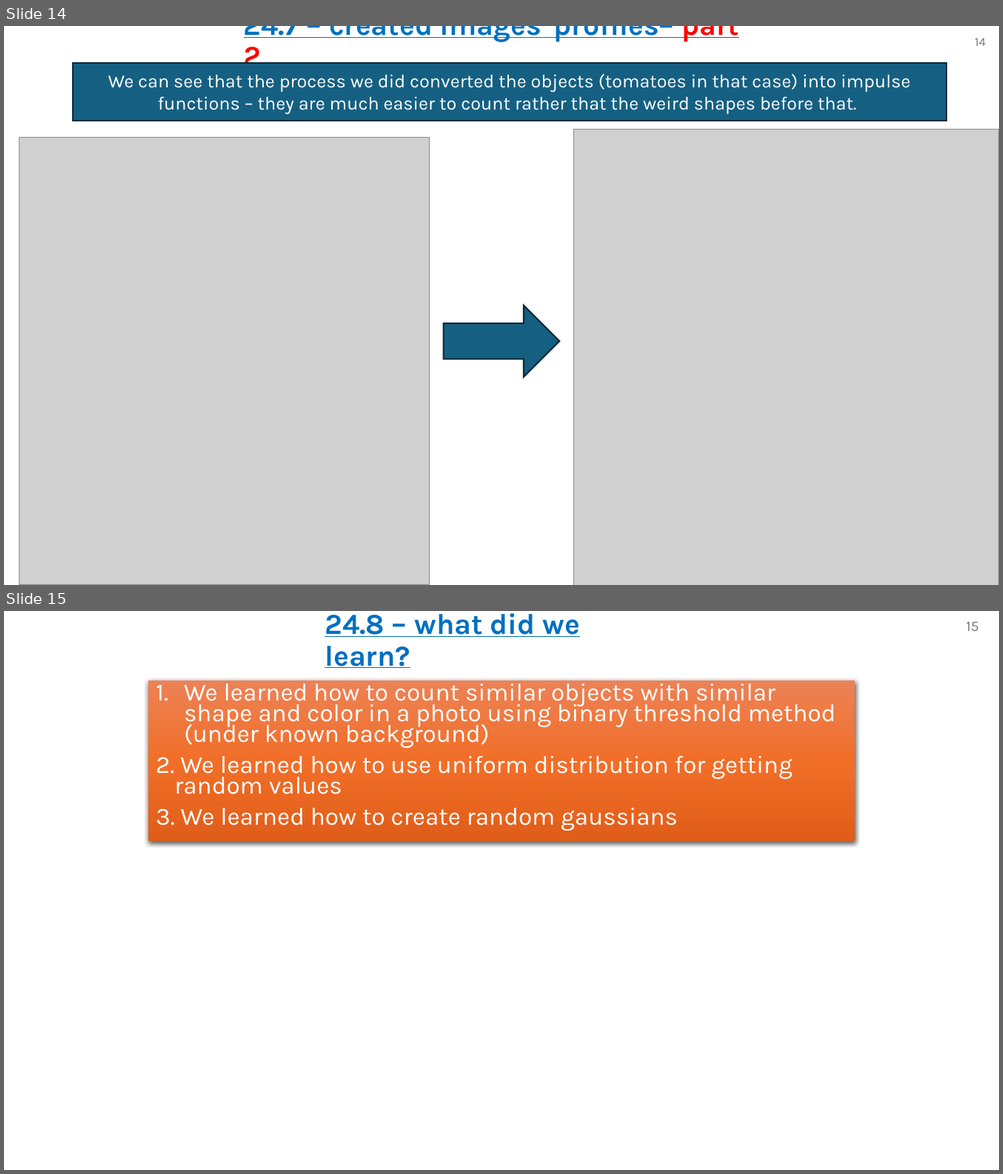
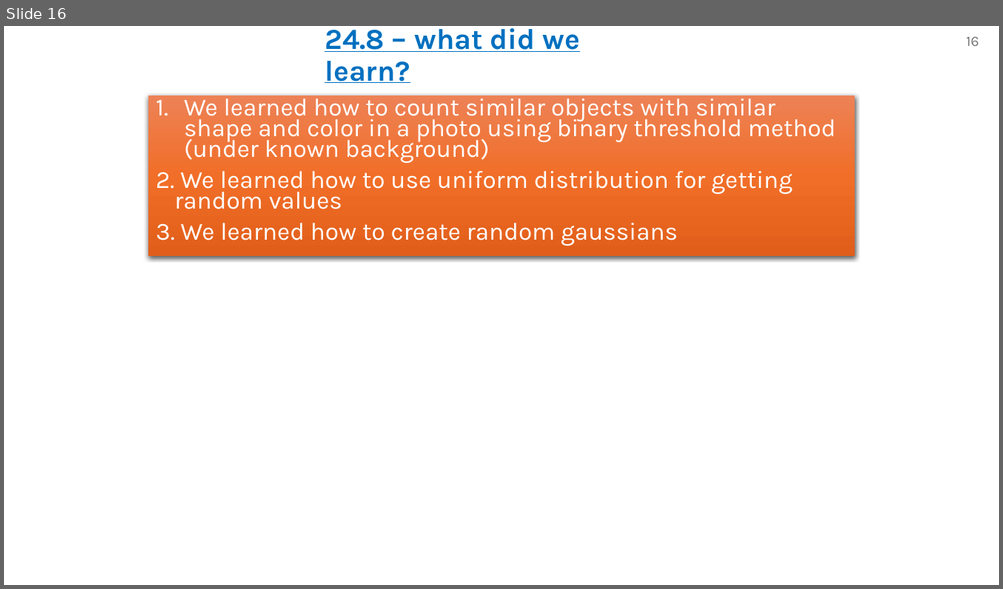
Before and after one commit to omripony/image-processing, a slide deck: labs/lab24- waiting for grade/version 1/1950-2210-7939-ImPr24-1.pptx. Shown one above the other, each under a label of ours: slides 14 and 15 before the commit, slide 16 after it. The pictures are 1003x1174 and 1003x589 pixels, drawn with LibreOffice and Linux fonts; fonts in the diff are those of the drawing; grey boxes stand for pictures. Boxes give left, top, right and bottom in pixels: in the first picture for what was removed or moved away, otherwise in the second. Text is boxed around its words. In the diff, an @@ line names an element or a change of style, - is before the commit and + after.

```diff
--- a/labs/lab24- waiting for grade/version 1/1950-2210-7939-ImPr24-1.pptx
+++ b/labs/lab24- waiting for grade/version 1/1950-2210-7939-ImPr24-1.pptx
@@ slide 14 removed at (4,26,999,585), background #FFFFFF @@
@@ text removed at (244,26,739,73) @@
-24.7 – created images' profiles– part 2
@@ page number removed at (974,38,985,46) @@
-14
@@ rectangle removed at (74,62,946,120) @@
-We can see that the process we did converted the objects (tomatoes in that case) into impulse functions – they are much easier to count rather that the weird shapes before that.
@@ picture removed at (574,129,999,585) @@
@@ picture removed at (19,137,430,585) @@
@@ right arrow removed at (444,306,559,378) @@
@@ what was slide 15 is now slide 16 @@
@@ page number at (966,36,979,46): text changed @@
-15
+16
```
Also in this commit, not shown: 10 slides changed, 3 slides added, 1 other slide removed, 31 other files.
